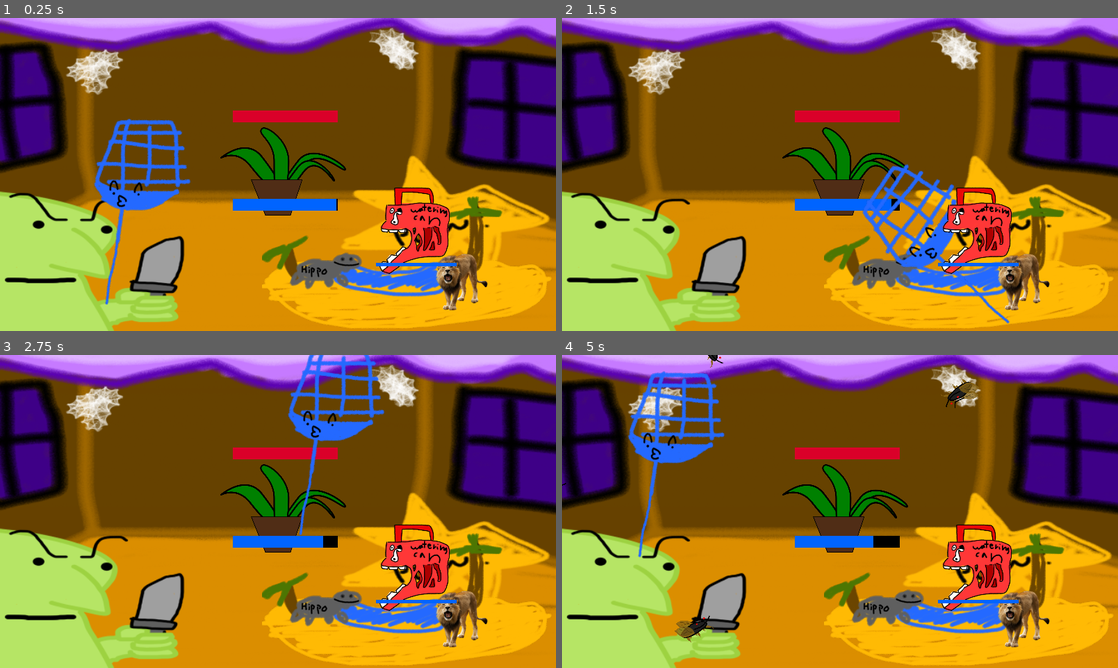
Above: before the commit, frames 1-4 (two rows, left to right).
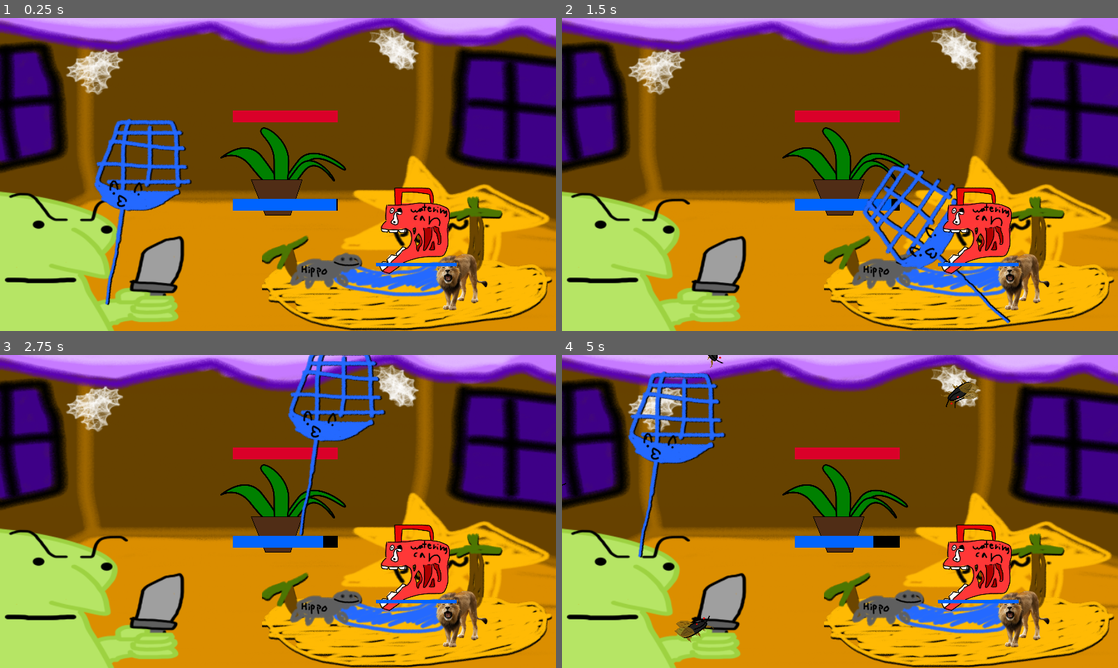
Above: after the commit, the same moments.

Repository: micycle8778/micheals-mansion
Game: Godot game, scene res://world/world.tscn
The game is run twice, just before and just after one commit, with the same random seed, the same clock (stepped at 60 frames per second) and the same inputs. The engine's default icon, where the game draws it, is replaced by a stand-in: a white triangle on a blue panel in a dark square.
Inputs (mouse positions are in pixels of both pictures, inside the frame that each line leads up to):
- Up to frame 1 (0.25 s): no input
- Up to frame 2 (1.5 s): tap Enter at 0.5 s; move the mouse to (701, 212) at 0.52 s; hold Right mouse button (drop_tool) 0.53-1.28 s; click (701, 212) at 0.67 s; tap Space at 1.25 s; move the mouse to (979, 230) at 1.27 s; click (979, 230) at 1.35 s
- Up to frame 3 (2.75 s): move the mouse to (333, 442) at 2.02 s; hold Right mouse button (drop_tool) from 2.03 s (still down); click (333, 442) at 2.17 s
- Up to frame 4 (5 s): tap Enter at 2.75 s; move the mouse to (812, 574) at 2.77 s; release Right mouse button (drop_tool) at 2.78 s; click (812, 574) at 2.85 s; move the mouse to (1006, 558) at 3.52 s; hold Right mouse button (drop_tool) 3.53-4.28 s; click (1006, 558) at 3.67 s; move the mouse to (673, 464) at 4.27 s; click (673, 464) at 4.35 s

The runs differ from the first frame. In frame 1, 2.1% of the frame differs, in the area x 17-100%, y 32-100%; in frame 2, 2.1%, in the area x 47-100%, y 46-100%; in frame 3, 2.1%; in frame 4, 2.1%.

Commit message:
shadows for foreground objects

Diff:
--- a/insect/insect.tscn
+++ b/insect/insect.tscn
@@ -15,6 +15,7 @@
 stream_0/weight = 1.0
 
 [node name="Insect" type="Area2D"]
+z_index = -100
 script = ExtResource("1_m34ja")
 speed = 100
 
--- a/swatta/swatta.tscn
+++ b/swatta/swatta.tscn
@@ -1,9 +1,10 @@
-[gd_scene load_steps=12 format=3 uid="uid://6dhpnejtjxh5"]
+[gd_scene load_steps=13 format=3 uid="uid://6dhpnejtjxh5"]
 
 [ext_resource type="Texture2D" uid="uid://ckxcnsodo7n2h" path="res://swatta/Swatta.webp" id="1_chh48"]
 [ext_resource type="Script" path="res://swatta/swatta.gd" id="1_j1ryj"]
 [ext_resource type="Script" path="res://swatta/insect_killer.gd" id="2_mjyot"]
 [ext_resource type="PackedScene" uid="uid://mqfmpypccn4t" path="res://tool/tool.tscn" id="3_4d1sl"]
+[ext_resource type="Texture2D" uid="uid://6h0pc3oh10af" path="res://swatta/Swatta-Shadow.webp" id="3_lg2si"]
 [ext_resource type="AudioStream" uid="uid://myg2d0c1o22s" path="res://swatta/swat.ogg" id="5_pu1k1"]
 
 [sub_resource type="Animation" id="Animation_nmqr4"]
@@ -105,6 +106,11 @@
 unique_name_in_owner = true
 script = ExtResource("2_mjyot")
 
+[node name="SwattaShadow" type="Sprite2D" parent="InsectKiller"]
+modulate = Color(0, 0, 0, 1)
+position = Vector2(3, 1)
+texture = ExtResource("3_lg2si")
+
 [node name="Swatta" type="Sprite2D" parent="InsectKiller"]
 texture = ExtResource("1_chh48")
 
--- a/watering_hole/watering_hole.tscn
+++ b/watering_hole/watering_hole.tscn
@@ -8,6 +8,12 @@
 
 [node name="WateringHole" type="Area2D"]
 script = ExtResource("1_i2kko")
+
+[node name="WateringHoleShadow" type="Sprite2D" parent="."]
+modulate = Color(0, 0, 0, 1)
+z_index = -900
+position = Vector2(1, 4)
+texture = ExtResource("1_0rr34")
 
 [node name="WateringHole" type="Sprite2D" parent="."]
 z_index = -900
--- a/world/world.gd
+++ b/world/world.gd
@@ -35,4 +35,4 @@
 
 func _on_plant_died(reason: Plant.DeathReason) -> void:
 	death_reason = reason
-	get_tree().change_scene_to_file("uid://mtwl05xvpndq")
+	get_tree().change_scene_to_file.call_deferred("uid://mtwl05xvpndq")
--- a/world/world.tscn
+++ b/world/world.tscn
@@ -34,7 +34,7 @@
 unique_name_in_owner = true
 curve = SubResource("Curve2D_0fbre")
 
-[node name="Node2D" parent="." instance=ExtResource("3_u28i2")]
+[node name="Swatta" parent="." instance=ExtResource("3_u28i2")]
 position = Vector2(320, 517)
 
 [node name="Screen" type="Area2D" parent="."]
Binary file added: swatta/Swatta-Shadow.webp
Not shown, added: swatta/Swatta-Shadow.webp.import
